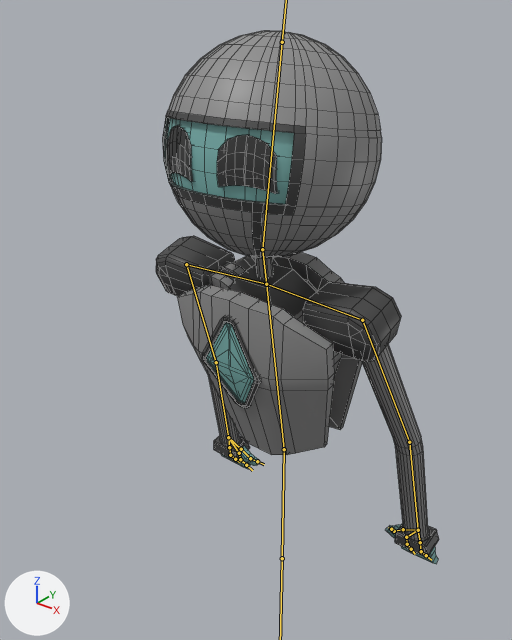
Two versions of the FBX model Assets/3D Models/robot/robot.fbx, one commit apart.
One viewpoint serves both versions: a camera (50 mm lens) standing at (0.682, -0.943, 1.915) and looking at (-0.016, -0.07, 1.374). The axes (+X, +Y, +Z) are drawn at lower left. The lights are the same throughout. Both versions are drawn at frame 80 of the action 'Armature|Idle'; the numbers are the values there. The bones that bend it are drawn over the model as lines. Mesh edges are drawn as thin lines.

Objects in the first picture: 'Chest', 'Eyes'.
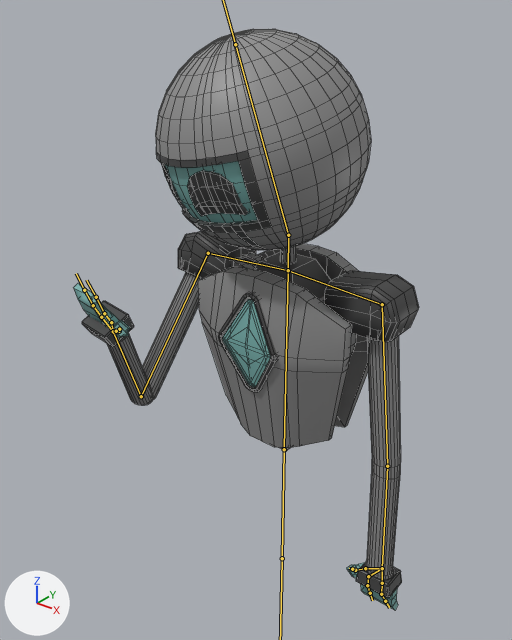
Location of each change, [x1, y1, x2, y2] in pixels of the pictures (512 x 640 px):
'Chest', posed (22% wider, 9% taller): before [156, 31, 439, 564]; after [73, 29, 419, 610]
'Eyes', posed: before [167, 125, 278, 194]; after [161, 163, 249, 216]
bone 'Chest', root to tip: before (284, 449) to (266, 284); after (284, 449) to (288, 270)
bone 'Arm L', root to tip: before (362, 320) to (409, 442); after (382, 304) to (387, 466)
bone 'Forearm L', root to tip: before (409, 442) to (418, 530); after (387, 466) to (382, 568)
bone 'Arm R', root to tip: before (186, 264) to (216, 362); after (208, 253) to (141, 396)
bone 'Forearm R', root to tip: before (216, 362) to (228, 437); after (141, 396) to (113, 331)
bone 'Hand R', root to tip: before (228, 437) to (229, 447); after (113, 331) to (101, 317)
bone 'Fingers Tips', root to tip: before (230, 455) to (235, 459); after (93, 305) to (84, 290)
bone 'Bone.014', root to tip: before (228, 437) to (239, 453); after (113, 331) to (111, 322)
bone 'Index Finger Tip', root to tip: before (240, 459) to (246, 465); after (104, 313) to (96, 297)
bone 'Thumb Anchor R', root to tip: before (228, 437) to (241, 449); after (113, 331) to (119, 331)
bone 'Head', root to tip: before (262, 249) to (282, 42); after (288, 235) to (235, 44)

The change in detail:
Bone 'Chest' (bone_chest) turns from (9, 0, 0) to (0, 0, 0) degrees about its own x, y and z.
Bone 'Arm L' (bone_arm_l) turns from (-14, 2, 6) to (0, 0, 4) degrees about its own x, y and z.
Bone 'Forearm L' (bone_forearm_l) turns from (12, -1, -5) to (0, 0, -5) degrees about its own x, y and z.
Bone 'Arm R' (bone_arm_r) turns from (-14, -2, -5) to (33, 4, -3) degrees about its own x, y and z.
Bone 'Forearm R' (bone_forearm_r) turns from (12, 1, 6) to (120, -15, 2) degrees about its own x, y and z.
Bone 'Hand R' (bone_hand_r) turns from (0, 0, 0) to (0, -10, -20) degrees about its own x, y and z.
Bone 'Fingers Tips' (bone_fingers_tips) turns from (0, 0, 0) to (35, -7, 2) degrees about its own x, y and z.
Bone 'Bone.014' (bone_bone_014) turns from (0, 0, 0) to (-7, -8, -19) degrees about its own x, y and z.
Bone 'Index Finger Tip' (bone_index_finger_tip) turns from (0, 0, 0) to (48, -48, -35) degrees about its own x, y and z.
Bone 'Thumb Anchor R' (bone_thumb_anchor_r) turns from (0, 0, 0) to (-9, -5, -19) degrees about its own x, y and z.
Bone 'Head' (bone_head) turns from (-19, 1, 1) to (14, -17, 6) degrees about its own x, y and z.
